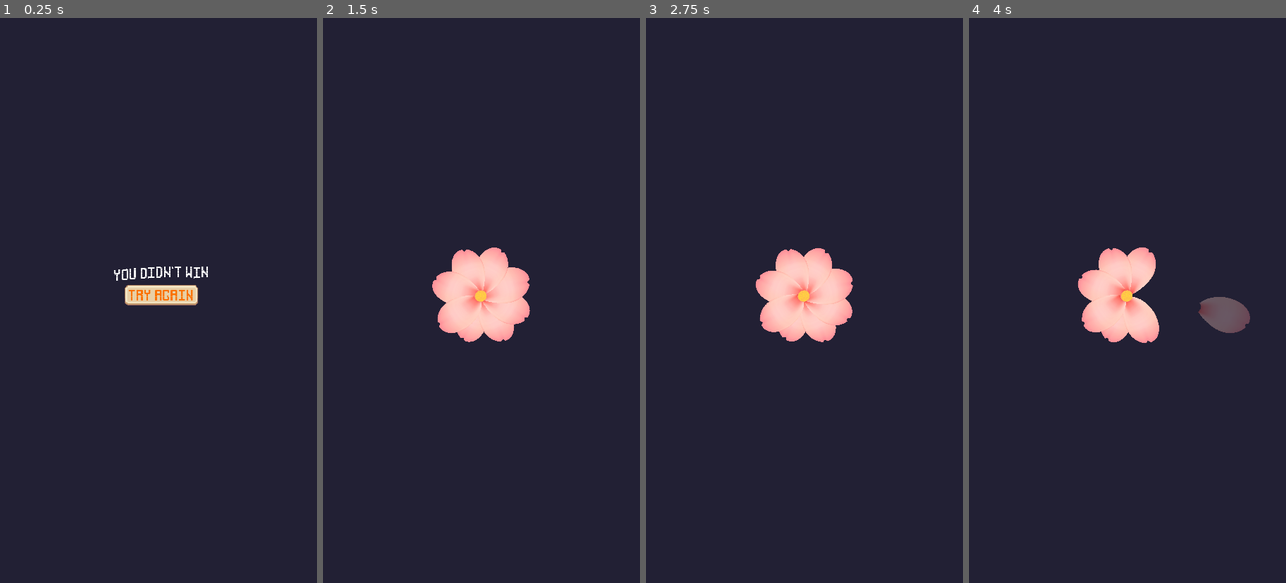
Above: before the commit, frames 1-4 (left to right).
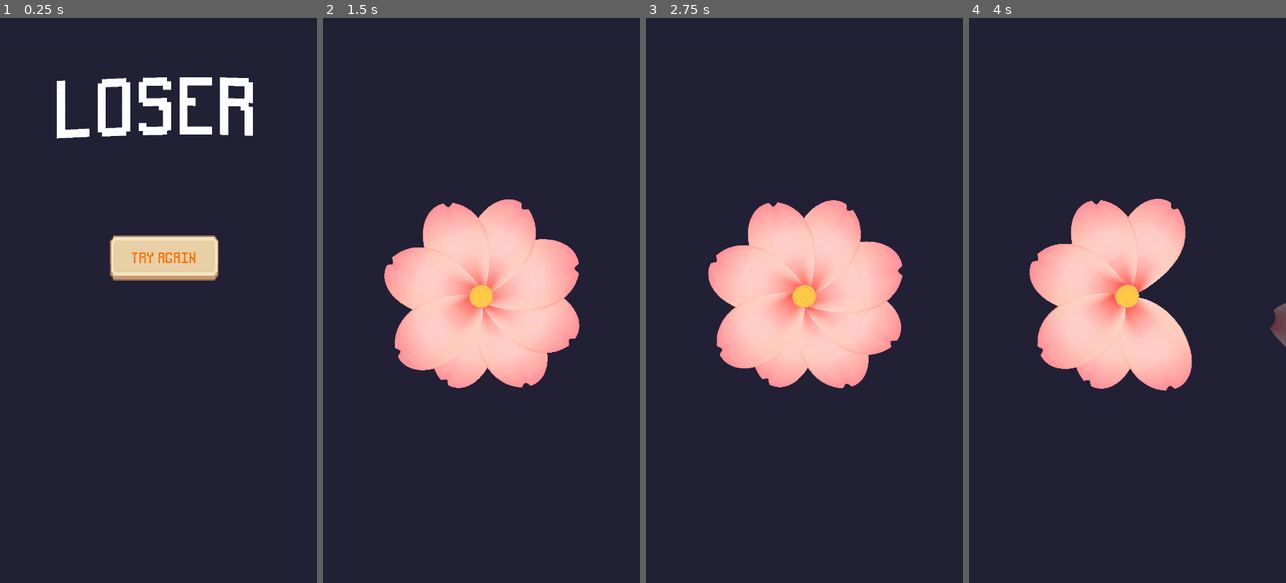
Above: after the commit, the same moments.

Repository: yv0503/DoesSheLovesMe
Game: Godot game, scene res://scenes/tcsn/loser.tscn
Same seed, same stepped clock (60 frames per second), same inputs: the game is played once before the commit and once after it. This scene is started directly instead of the project's main scene.
Inputs (mouse positions are in pixels of both pictures, inside the frame that each line leads up to; where the layout moved, square brackets give the same spot in the first picture):
- Up to frame 1 (0.25 s): no input
- Up to frame 2 (1.5 s): click "Try Again" at 0.5 s; click (465, 345) [471, 317] at 1.25 s
- Up to frame 3 (2.75 s): click (833, 340) [817, 317] at 2 s
- Up to frame 4 (4 s): click (1181, 317) [1152, 306] at 2.75 s; click (1178, 277) [1152, 283] at 3.5 s

The runs differ from the first frame. In frame 1, 6.5% of the frame differs, in the area x 17-80%, y 10-51%; in frame 2, 14%, in the area x 19-81%, y 32-66%; in frame 3, 14%; in frame 4, 12%.

Commit message:
Set winner scene

Diff:
--- /dev/null
+++ b/scenes/font_settings/label_1.tres
@@ -0,0 +1,7 @@
+[gd_resource type="LabelSettings" load_steps=2 format=3 uid="uid://cmrqtgl8q0d6m"]
+
+[ext_resource type="FontFile" uid="uid://2gm83ci1c064" path="res://sprites/fonts/pixelFont-7-8x14-sproutLands.ttf" id="1_hebao"]
+
+[resource]
+font = ExtResource("1_hebao")
+font_size = 61
--- /dev/null
+++ b/scenes/font_settings/label_2.tres
@@ -0,0 +1,7 @@
+[gd_resource type="LabelSettings" load_steps=2 format=3 uid="uid://dd1o01iuf0xj5"]
+
+[ext_resource type="FontFile" uid="uid://2gm83ci1c064" path="res://sprites/fonts/pixelFont-7-8x14-sproutLands.ttf" id="1_8pvhv"]
+
+[resource]
+font = ExtResource("1_8pvhv")
+font_size = 250
--- a/scenes/scripts/petal_1.gd
+++ b/scenes/scripts/petal_1.gd
@@ -12,6 +12,6 @@
 		Global.win_lose = false
 		Global.num +=1
 	if Global.win_lose == true && Global.num  == 8:
-		get_tree().change_scene_to_file("res://scenes/tcsn/loser.tscn")
+		get_tree().change_scene_to_file("res://scenes/tcsn/winner.tscn")
 	if Global.win_lose == false && Global.num  == 8:
-		get_tree().change_scene_to_file("res://scenes/tcsn/loser.tscn")
+		get_tree().change_scene_to_file("res://scenes/tcsn/winner.tscn")
--- a/scenes/tcsn/background.tscn
+++ b/scenes/tcsn/background.tscn
@@ -5,6 +5,6 @@
 [node name="background" type="Node2D"]
 
 [node name="Sprite2D2" type="Sprite2D" parent="."]
-position = Vector2(576, 906.313)
-scale = Vector2(1.14329, 2.2309)
+position = Vector2(576, 1010)
+scale = Vector2(1.14329, 1.225)
 texture = ExtResource("1_bxsof")
--- a/scenes/tcsn/loser.tscn
+++ b/scenes/tcsn/loser.tscn
@@ -4,6 +4,7 @@
 [ext_resource type="FontFile" uid="uid://2gm83ci1c064" path="res://sprites/fonts/pixelFont-7-8x14-sproutLands.ttf" id="1_pbirm"]
 [ext_resource type="Shader" path="res://scenes/shaders/wavetext.gdshader" id="2_e8cib"]
 [ext_resource type="Texture2D" uid="uid://bcb1308m705nx" path="res://sprites/UI Big Play Button.png" id="2_hvj5e"]
+[ext_resource type="LabelSettings" uid="uid://dd1o01iuf0xj5" path="res://scenes/font_settings/label_2.tres" id="3_e5yhn"]
 [ext_resource type="Script" path="res://scenes/scripts/start.gd" id="3_x6fib"]
 
 [sub_resource type="ShaderMaterial" id="ShaderMaterial_3uw57"]
@@ -11,10 +12,6 @@
 shader_parameter/height = 10.0
 shader_parameter/frequency = 5.0
 shader_parameter/speed = 5.0
-
-[sub_resource type="LabelSettings" id="LabelSettings_mtnpx"]
-font = ExtResource("1_pbirm")
-font_size = 48
 
 [sub_resource type="StyleBoxEmpty" id="StyleBoxEmpty_pqnce"]
 
@@ -45,14 +42,14 @@
 anchor_top = 0.5
 anchor_right = 0.5
 anchor_bottom = 0.5
-offset_left = 387.5
-offset_top = 839.0
-offset_right = 712.5
-offset_bottom = 909.0
+offset_left = 5.0
+offset_top = 97.0
+offset_right = 1077.0
+offset_bottom = 534.0
 grow_horizontal = 2
 grow_vertical = 2
-text = "You Didn't win"
-label_settings = SubResource("LabelSettings_mtnpx")
+text = "Loser"
+label_settings = ExtResource("3_e5yhn")
 horizontal_alignment = 1
 vertical_alignment = 1
 
@@ -63,10 +60,10 @@
 anchor_top = 0.5
 anchor_right = 0.5
 anchor_bottom = 0.5
-offset_left = -126.0
-offset_top = 34.0
-offset_right = 124.0
-offset_bottom = 104.0
+offset_left = -166.0
+offset_top = 423.5
+offset_right = 204.0
+offset_bottom = 577.5
 grow_horizontal = 2
 grow_vertical = 2
 theme_override_colors/font_color = Color(0.982187, 0.444732, 0, 1)
--- a/scenes/tcsn/menu.tscn
+++ b/scenes/tcsn/menu.tscn
@@ -5,6 +5,7 @@
 [ext_resource type="Texture2D" uid="uid://bcb1308m705nx" path="res://sprites/UI Big Play Button.png" id="2_pfqfb"]
 [ext_resource type="Shader" path="res://scenes/shaders/background.gdshader" id="2_vln7t"]
 [ext_resource type="PackedScene" uid="uid://b41i36u7wnmb8" path="res://scenes/tcsn/background.tscn" id="3_ce1kg"]
+[ext_resource type="LabelSettings" uid="uid://cmrqtgl8q0d6m" path="res://scenes/font_settings/label_1.tres" id="4_sa3ko"]
 [ext_resource type="Shader" path="res://scenes/shaders/wavetext.gdshader" id="5_2foi7"]
 
 [sub_resource type="ShaderMaterial" id="ShaderMaterial_jcb36"]
@@ -18,10 +19,6 @@
 shader_parameter/height = 5.0
 shader_parameter/frequency = 10.0
 shader_parameter/speed = 5.0
-
-[sub_resource type="LabelSettings" id="LabelSettings_3heo2"]
-font = ExtResource("1_aujm4")
-font_size = 61
 
 [sub_resource type="StyleBoxEmpty" id="StyleBoxEmpty_3o2n7"]
 
@@ -52,6 +49,7 @@
 
 [node name="background" parent="." instance=ExtResource("3_ce1kg")]
 material = SubResource("ShaderMaterial_jcb36")
+position = Vector2(-45, -11)
 
 [node name="Label" type="Label" parent="."]
 material = SubResource("ShaderMaterial_0r7oh")
@@ -66,7 +64,7 @@
 theme_override_colors/font_outline_color = Color(0, 0, 0, 1)
 text = "Lucky Voucher
 "
-label_settings = SubResource("LabelSettings_3heo2")
+label_settings = ExtResource("4_sa3ko")
 horizontal_alignment = 1
 vertical_alignment = 1
 uppercase = true
--- a/scenes/tcsn/qr_code.tscn
+++ b/scenes/tcsn/qr_code.tscn
@@ -8,6 +8,13 @@
 script = ExtResource("1_m8c73")
 text_label = NodePath("Text")
 qr_code_image = NodePath("QRCode")
+
+[node name="ColorRect" type="ColorRect" parent="."]
+layout_mode = 0
+offset_left = 2.0
+offset_top = 56.0
+offset_right = 502.0
+offset_bottom = 556.0
 
 [node name="Text" type="Label" parent="."]
 layout_mode = 2
--- a/scenes/tcsn/voucher2.tscn
+++ b/scenes/tcsn/voucher2.tscn
@@ -6,7 +6,8 @@
 [node name="Voucher" type="Node2D"]
 
 [node name="background" parent="." instance=ExtResource("1_m1ai5")]
-position = Vector2(-36, 81)
+position = Vector2(-36, 17)
 
 [node name="flower" parent="." instance=ExtResource("1_xv16y")]
 position = Vector2(536, 944)
+scale = Vector2(2, 2)
--- /dev/null
+++ b/scenes/tcsn/winner.tscn
@@ -0,0 +1,36 @@
+[gd_scene load_steps=6 format=3 uid="uid://b6ilukhr81a24"]
+
+[ext_resource type="PackedScene" uid="uid://b41i36u7wnmb8" path="res://scenes/tcsn/background.tscn" id="1_jsjr3"]
+[ext_resource type="Shader" path="res://scenes/shaders/wavetext.gdshader" id="2_5ci16"]
+[ext_resource type="LabelSettings" uid="uid://dd1o01iuf0xj5" path="res://scenes/font_settings/label_2.tres" id="3_10vgk"]
+[ext_resource type="PackedScene" uid="uid://blbwx1inb1rui" path="res://scenes/tcsn/qr_code.tscn" id="4_ggipo"]
+
+[sub_resource type="ShaderMaterial" id="ShaderMaterial_fa740"]
+shader = ExtResource("2_5ci16")
+shader_parameter/height = 10.0
+shader_parameter/frequency = 5.0
+shader_parameter/speed = 5.0
+
+[node name="winner" type="Node2D"]
+
+[node name="background" parent="." instance=ExtResource("1_jsjr3")]
+position = Vector2(-23, -22)
+
+[node name="Label" type="Label" parent="."]
+material = SubResource("ShaderMaterial_fa740")
+offset_left = 6.0
+offset_top = 167.0
+offset_right = 1075.0
+offset_bottom = 418.0
+size_flags_horizontal = 4
+size_flags_vertical = 1
+text = "Winnner"
+label_settings = ExtResource("3_10vgk")
+horizontal_alignment = 1
+vertical_alignment = 1
+
+[node name="QRView" parent="." instance=ExtResource("4_ggipo")]
+offset_left = 296.0
+offset_top = 984.0
+offset_right = 296.0
+offset_bottom = 984.0
